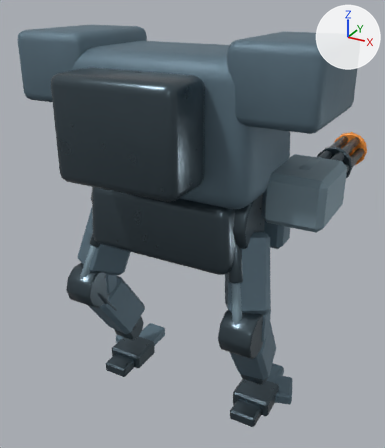
What one commit did to the Blender file content/source-art/ironclad-walker.blend.
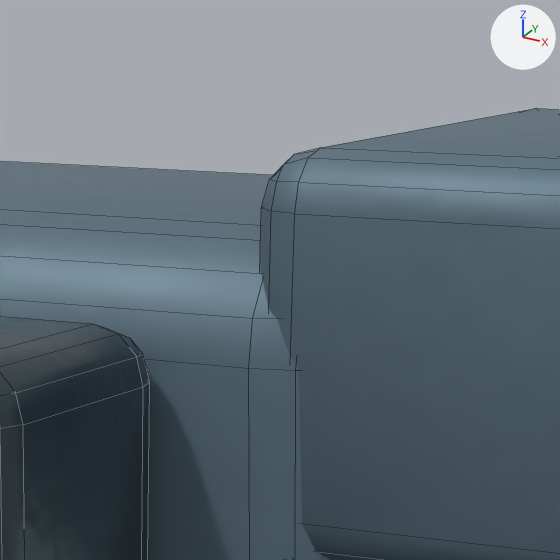
The first picture shows the older version from a 50 mm camera at (1.55, -2.67, 2.66) aimed at (-0.06, 0.26, 1.2). The close-ups show the older and then the newer version on the part from 45% to 75% of the width and 2% to 28% of the height of that picture. Only the edits that show in the close-ups are written down. The axes (+X, +Y, +Z) are drawn at upper right. The lights are the same throughout. The close-ups show mesh edges as thin lines.

The first close-up shows 'IroncladWalkerArmor_RearPowerCell', 'IroncladWalkerArmor_ShoulderGuard_R', 'IroncladWalkerArmor_Torso'.
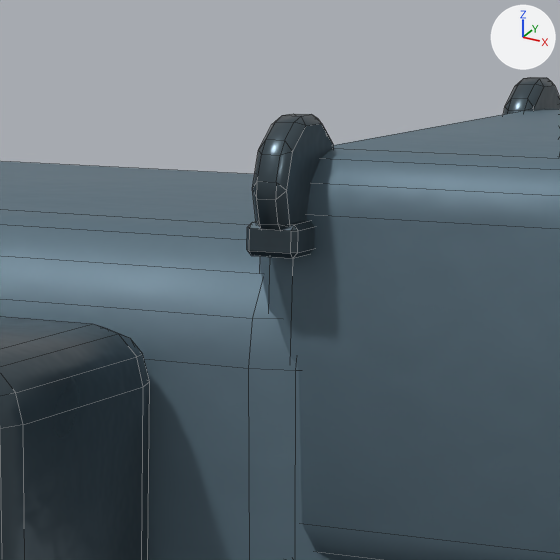
Changed parts and their boxes [x1, y1, x2, y2] in the close-ups (560 x 560 px):
'IroncladWalkerArmor_LiftingLug_4', added (blue): after [252, 114, 334, 230]
'IroncladWalkerArmor_LugWeldPad_4', added: after [247, 221, 315, 258]
'IroncladWalkerArmor_LiftingLug_2', added: after [503, 77, 560, 114]

What the commit changed:
Mesh me_cube_041 is new.
It has 24 vertices, 26 faces and spans x -0.0262..0.0262, y -0.052..0.052, z -0.015..0.015.
It uses material mat_ironcladwalker_gunmetal.
Mesh me_cylinder_043 is new.
It has 60 vertices, 62 faces and spans x -0.0175..0.0175, y -0.0625..0.0625, z -0.0618..0.0618.
It uses material mat_ironcladwalker_gunmetal.
Object 'IroncladWalkerArmor_LugWeldPad_4' (ob_ironcladwalkerarmor_lugweldpad_4) is new; it shows me_cube_041.
Its location is (0.48, -0.32, 2.374).
Object 'IroncladWalkerArmor_LiftingLug_4' (ob_ironcladwalkerarmor_liftinglug_4) is new; it shows me_cylinder_043.
Its location is (0.48, -0.32, 2.42).
Object 'IroncladWalkerArmor_LiftingLug_2' (ob_ironcladwalkerarmor_liftinglug_2) is new; it shows a copy of me_cylinder_043.
Its location is (0.48, 0.32, 2.42).
